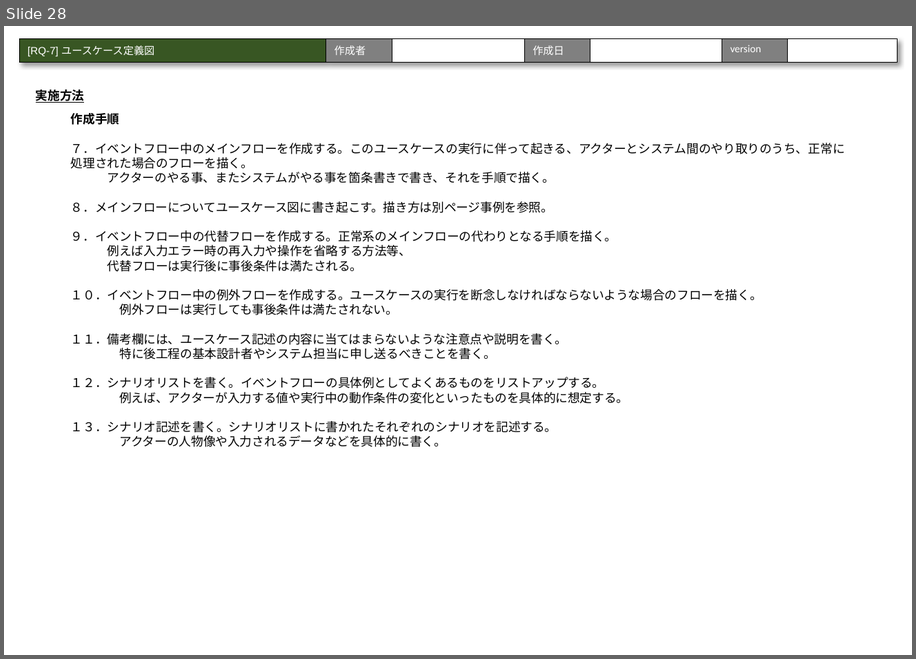
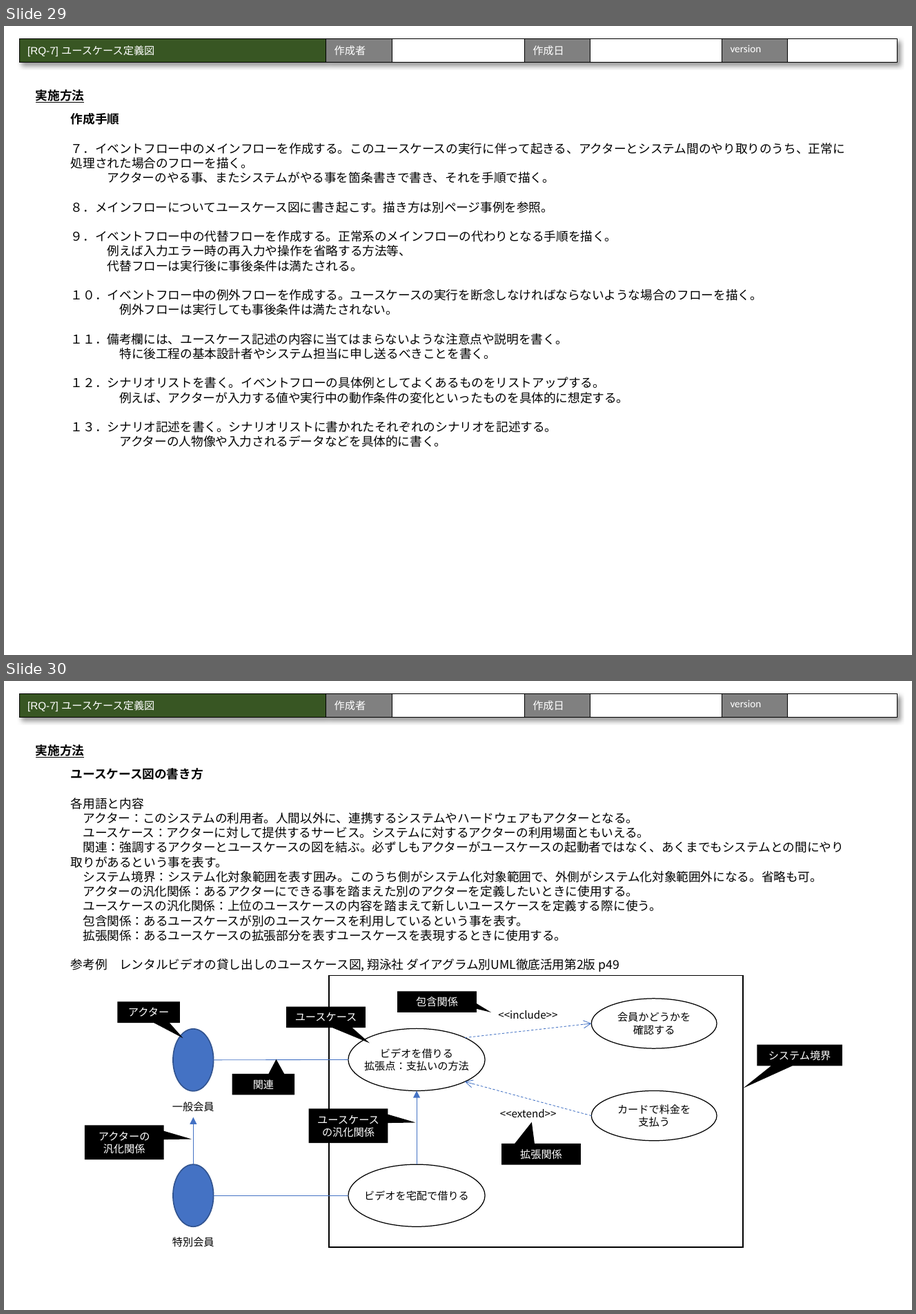
Before and after one commit to urayukitaka/Dev_process_paper, a slide deck: AI_sysytem_dev_process_study.pptx. Shown one above the other, each under a label of ours: slide 28 before the commit, slides 29 and 30 after it. The pictures are 916x659 and 916x1314 pixels, drawn with LibreOffice and Linux fonts; fonts in the diff are those of the drawing. Boxes give left, top, right and bottom in pixels: in the first picture for what was removed or moved away, otherwise in the second. Text is boxed around its words. In the diff, an @@ line names an element or a change of style, - is before the commit and + after.

```diff
--- a/AI_sysytem_dev_process_study.pptx
+++ b/AI_sysytem_dev_process_study.pptx
@@ slide 30 added at [4, 681, 912, 1310], background #FFFFFF @@
@@ table added at [19, 693, 896, 715], 1 rows, 7 columns @@
+[RQ-7] ユースケース定義図 | 作成者 |  | 作成日 |  | version | 
@@ text added at [36, 744, 84, 758], 10.5 pt, text #000000, bold, underline @@
+実施方法
@@ text added at [71, 768, 844, 971], 10.5 pt, text #000000 @@
+ユースケース図の書き方
+各用語と内容
+アクター：このシステムの利用者。人間以外に、連携するシステムやハードウェアもアクターとなる。
+ユースケース：アクターに対して提供するサービス。システムに対するアクターの利用場面ともいえる。
+関連：強調するアクターとユースケースの図を結ぶ。必ずしもアクターがユースケースの起動者ではなく、あくまでもシステムとの間にやり取りがあるという事を表す。
+システム境界：システム化対象範囲を表す囲み。このうち側がシステム化対象範囲で、外側がシステム化対象範囲外になる。省略も可。
+アクターの汎化関係：あるアクターにできる事を踏まえた別のアクターを定義したいときに使用する。
+ユースケースの汎化関係：上位のユースケースの内容を踏まえて新しいユースケースを定義する際に使う。
+包含関係：あるユースケースが別のユースケースを利用しているという事を表す。
+拡張関係：あるユースケースの拡張部分を表すユースケースを表現するときに使用する。
+参考例 レンタルビデオの貸し出しのユースケース図, 翔泳社 ダイアグラム別UML徹底活用第2版 p49
@@ rectangle added at [329, 976, 744, 1247], fill #FFFFFF, outline #000000 0.75 pt @@
@@ speech box added at [117, 1001, 180, 1023], fill #000000, 9 pt, text #FFFFFF @@
+アクター
@@ speech box added at [287, 1006, 366, 1027], fill #000000, 9 pt, text #FFFFFF @@
+ユースケース
@@ speech box added at [397, 991, 476, 1012], fill #000000, 9 pt, text #FFFFFF @@
+包含関係
@@ text added at [498, 1010, 557, 1018], 9 pt, text #000000 @@
+<<include>>
@@ ellipse added at [592, 999, 717, 1049], fill #FFFFFF, outline #000000 0.75 pt, 9 pt, text #000000 @@
+会員かどうかを
+確認する
@@ ellipse added at [173, 1029, 214, 1091], fill #4472C4, outline #325491 1 pt @@
@@ ellipse added at [348, 1028, 485, 1090], fill #FFFFFF, outline #000000 0.75 pt, 9 pt, text #000000 @@
+ビデオを借りる
+拡張点：支払いの方法
@@ arrow added from (465, 1037) to (592, 1023), #4472C4 0.5 pt dashed @@
@@ speech box added at [757, 1045, 842, 1066], fill #000000, 9 pt, text #FFFFFF @@
+システム境界
@@ line added from (214, 1060) to (348, 1060), #4472C4 0.5 pt @@
@@ speech box added at [232, 1074, 295, 1094], fill #000000, 9 pt, text #FFFFFF @@
+関連
@@ arrow added from (417, 1164) to (417, 1091), #4472C4 0.5 pt @@
@@ arrow added from (592, 1115) to (465, 1082), #4472C4 0.5 pt dashed @@
@@ ellipse added at [592, 1091, 717, 1141], fill #FFFFFF, outline #000000 0.75 pt, 9 pt, text #000000 @@
+カードで料金を
+支払う
@@ text added at [172, 1101, 214, 1112], 9 pt, text #000000 @@
+一般会員
@@ speech box added at [309, 1109, 388, 1143], fill #000000, 9 pt, text #FFFFFF @@
+ユースケースの汎化関係
@@ text added at [500, 1109, 557, 1117], 9 pt, text #000000 @@
+<<extend>>
@@ speech box added at [85, 1125, 163, 1160], fill #000000, 9 pt, text #FFFFFF @@
+アクターの
+汎化関係
@@ arrow added from (194, 1164) to (194, 1117), #4472C4 0.5 pt @@
@@ speech box added at [502, 1144, 581, 1165], fill #000000, 9 pt, text #FFFFFF @@
+拡張関係
@@ ellipse added at [173, 1164, 214, 1226], fill #4472C4, outline #325491 1 pt @@
@@ ellipse added at [348, 1164, 485, 1226], fill #FFFFFF, outline #000000 0.75 pt, 9 pt, text #000000 @@
+ビデオを宅配で借りる
@@ line added from (214, 1196) to (348, 1196), #4472C4 0.5 pt @@
@@ text added at [172, 1236, 214, 1247], 9 pt, text #000000 @@
+特別会員
@@ what was slide 28 is now slide 29 @@
```
Also in this commit, not shown: 9 slides changed, 3 other slides added, 2 slides removed.
